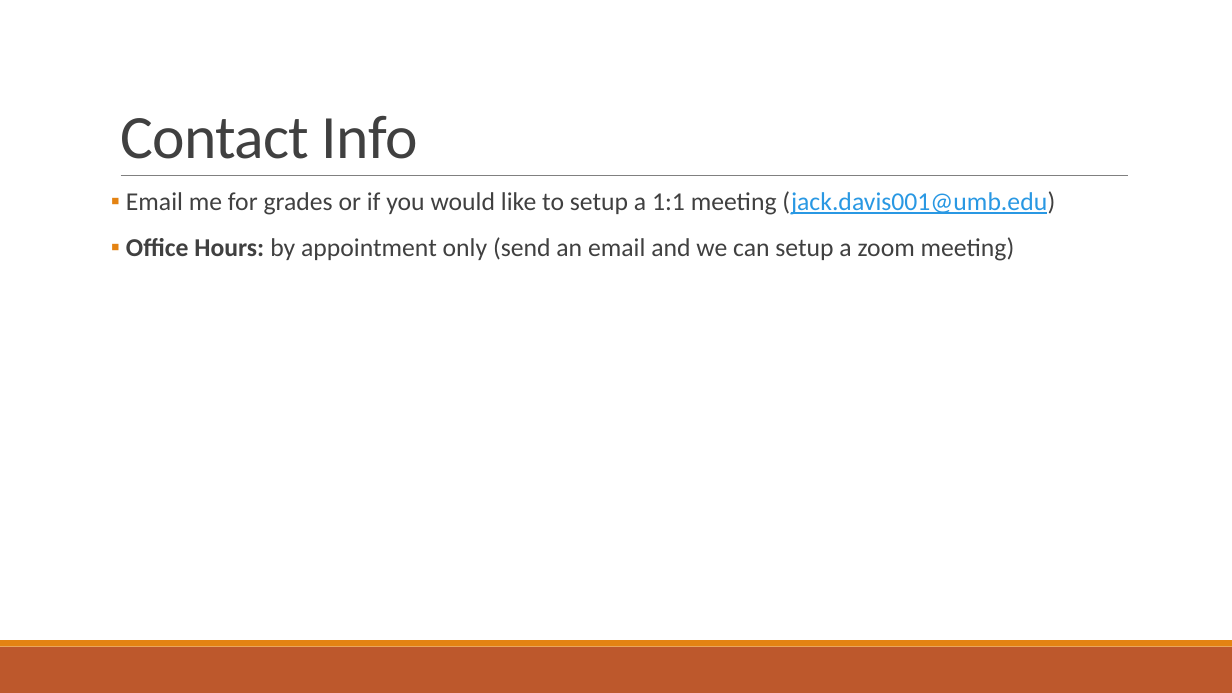
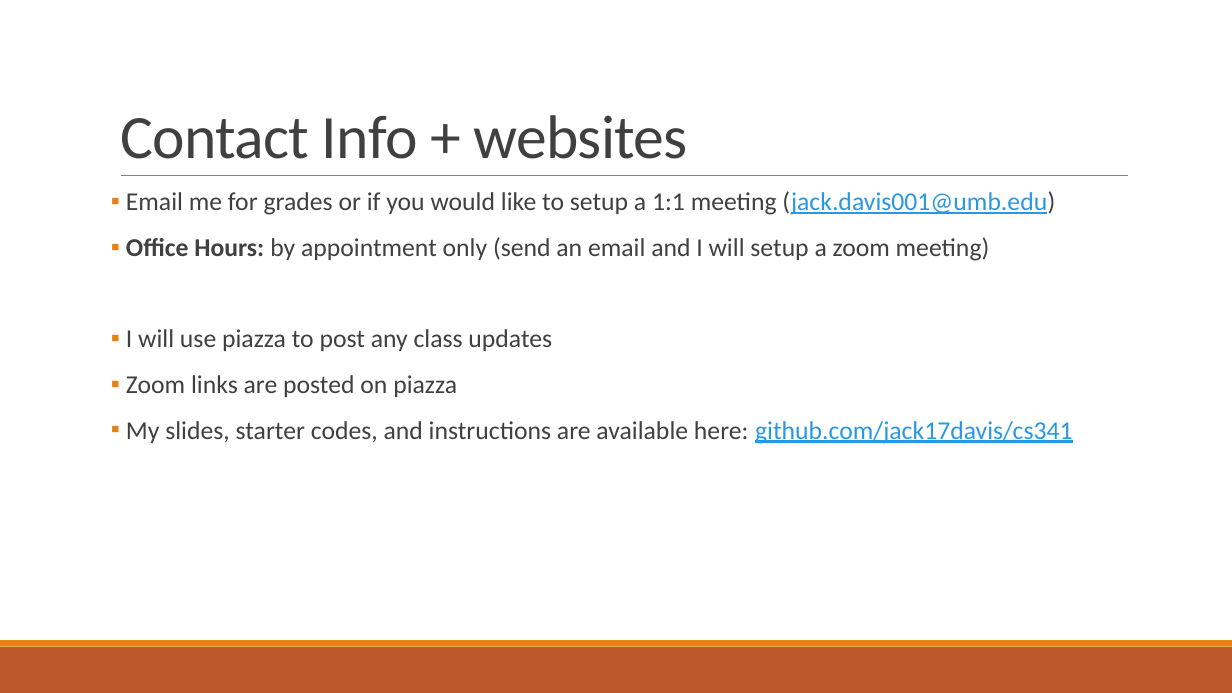
Before and after one commit to RyanZurrin/cs341, a slide deck: slide 2 of Lab 1/CS 341 Lab introduction.pptx. Drawn at 1232x693 pixels with LibreOffice and Linux fonts; fonts in the diff are those of the drawing. Boxes give left, top, right and bottom in pixels: in the first picture for what was removed or moved away, otherwise in the second. Text is boxed around its words. In the diff, an @@ line names an element or a change of style, - is before the commit and + after.

```diff
--- a/Lab 1/CS 341 Lab introduction.pptx
+++ b/Lab 1/CS 341 Lab introduction.pptx
@@ title at (120, 115, 688, 159): text changed @@
-Contact Info
+Contact Info + websites
@@ text at (126, 237, 1073, 444): text changed @@
-▪ Office Hours: by appointment only (send an email and we can setup a zoom meeting)
+▪ Office Hours: by appointment only (send an email and I will setup a zoom meeting)
+▪ I will use piazza to post any class updates
+▪ Zoom links are posted on piazza
+▪ My slides, starter codes, and instructions are available here: github.com/jack17davis/cs341
```
Also in this commit, not shown: 3 other slides changed, 4 slides added, 2 slides removed.
